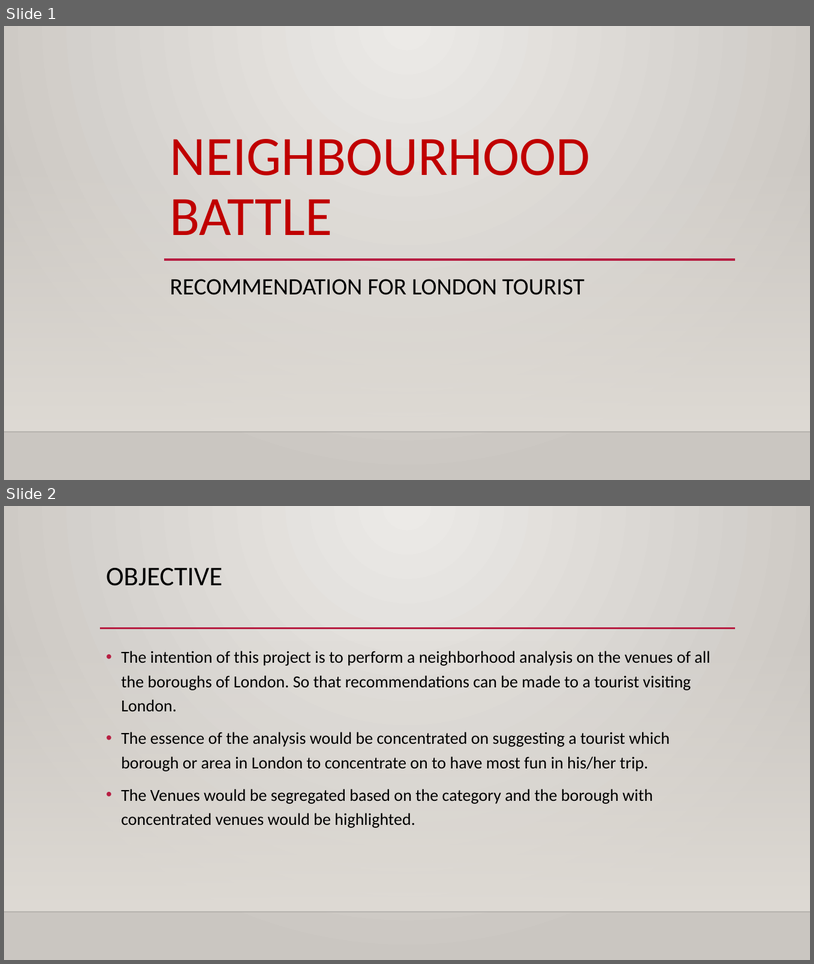
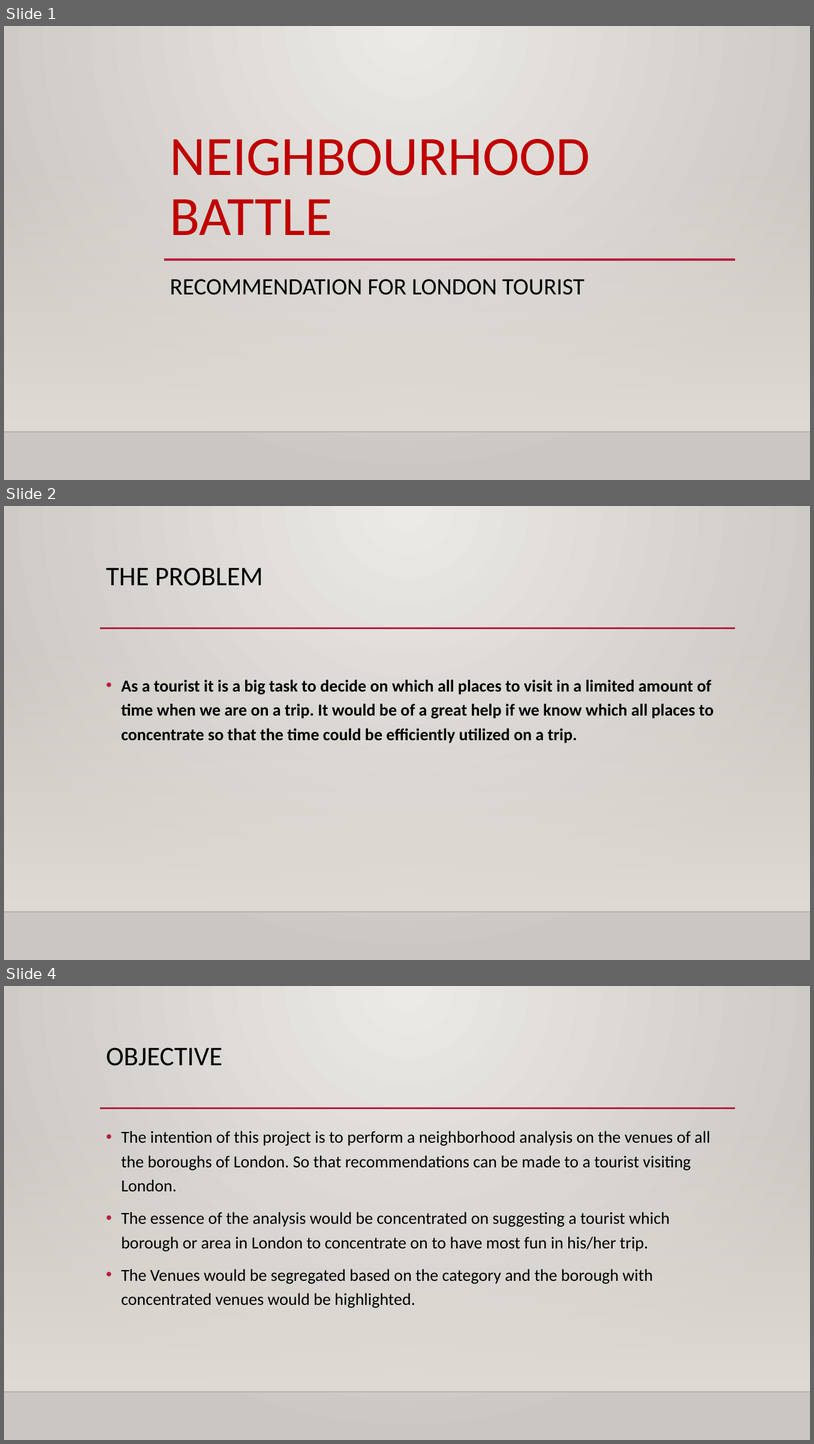
Before and after one commit to sharmilamurty/NeighborhoodBattle_London, a slide deck: Neighbourhood Battle.pptx. Shown one above the other, each under a label of ours: slides 1 and 2 before the commit, slides 1, 2 and 4 after it; the slides between them are not shown. The pictures are 814x964 and 814x1444 pixels, drawn with LibreOffice and Linux fonts; fonts in the diff are those of the drawing; background and template pictures are left out. Boxes give left, top, right and bottom in pixels: in the first picture for what was removed or moved away, otherwise in the second. Text is boxed around its words. In the diff, an @@ line names an element or a change of style, - is before the commit and + after.

```diff
--- a/Neighbourhood Battle.pptx
+++ b/Neighbourhood Battle.pptx
@@ slide 2 added at (4,506,810,960), background gradient #ECEAE7 to #CAC7C1; not listed: 3 template elements that a slide beside it also shows @@
@@ title added at (106,568,263,586), 32 pt, text #000000 @@
+THE PROBLEM
@@ text added at (121,679,714,743), 20 pt, text #000000, bold @@
+• As a tourist it is a big task to decide on which all places to visit in a limited amount of time when we are on a trip. It would be of a great help if we know which all places to concentrate so that the time could be efficiently utilized on a trip.
@@ what was slide 2 is now slide 4 @@
```
Also in this commit, not shown: 1 other slide added.
